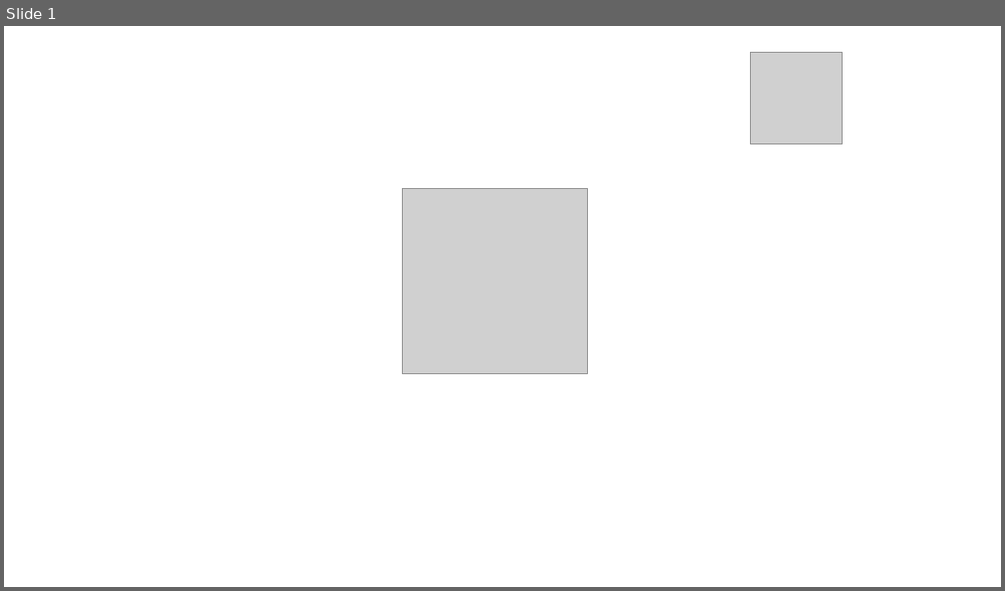
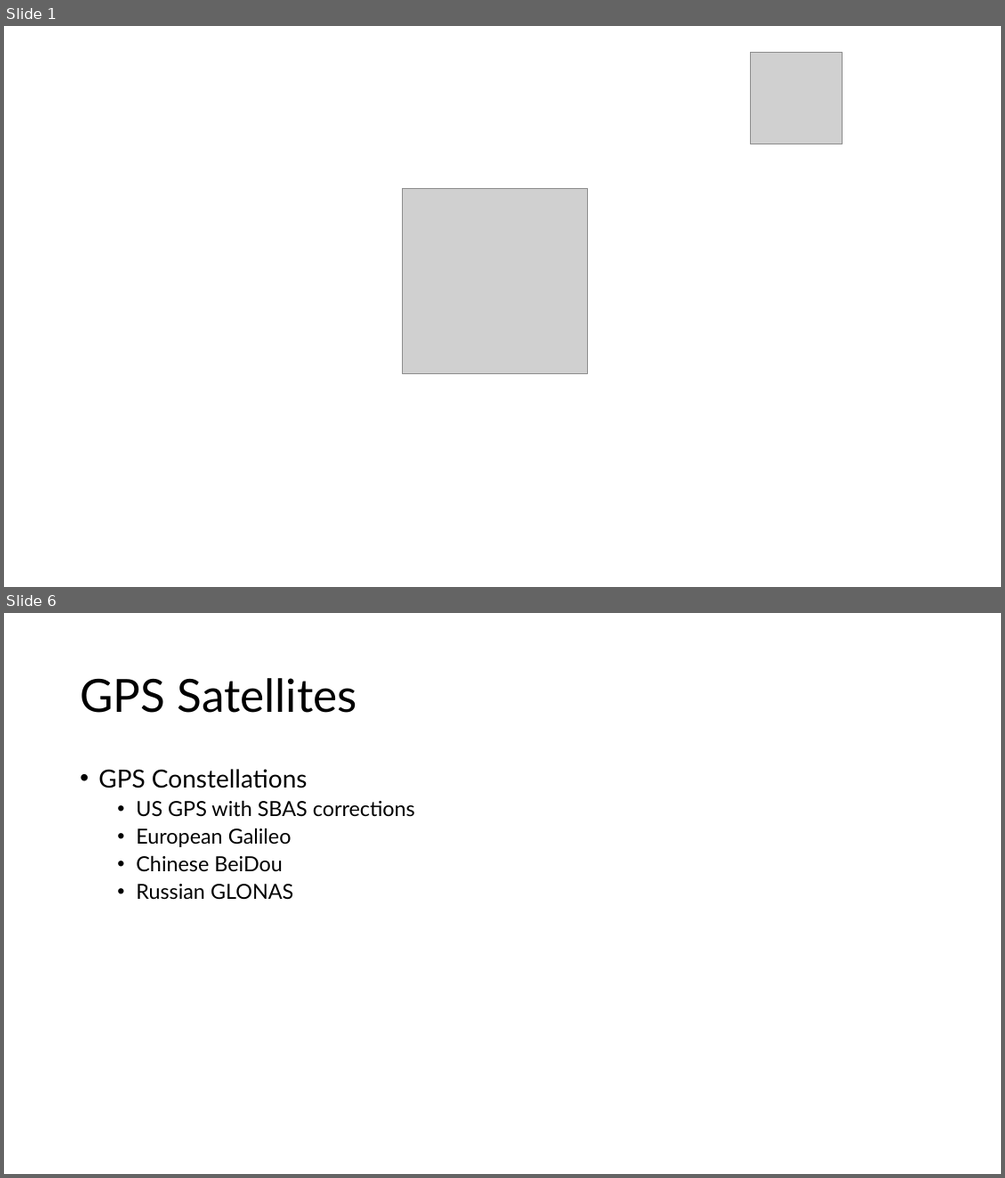
Before and after one commit to nprobert/AutoISAC-ACT-AdvWireless, a slide deck: 4 ACT AW - GPS.pptx. Shown one above the other, each under a label of ours: slide 1 before the commit, slides 1 and 6 after it; the slides between them are not shown. The pictures are 1005x591 and 1005x1178 pixels, drawn with LibreOffice and Linux fonts; fonts in the diff are those of the drawing; grey boxes stand for pictures. Boxes give left, top, right and bottom in pixels: in the first picture for what was removed or moved away, otherwise in the second. Text is boxed around its words. In the diff, an @@ line names an element or a change of style, - is before the commit and + after.

```diff
--- a/4 ACT AW - GPS.pptx
+++ b/4 ACT AW - GPS.pptx
@@ slide 6 added at bbox=[4, 613, 1001, 1174], background #FFFFFF @@
@@ title added at bbox=[80, 678, 357, 713], 44 pt, text #000000 @@
+GPS Satellites
@@ text added at bbox=[98, 769, 415, 900], 20 pt, text #000000 @@
+• GPS Constellations
+  • US GPS with SBAS corrections
+  • European Galileo
+  • Chinese BeiDou
+  • Russian GLONAS
```
Also in this commit, not shown: 1 slide changed, 3 other slides added, 6 slides removed, 3 other files.
